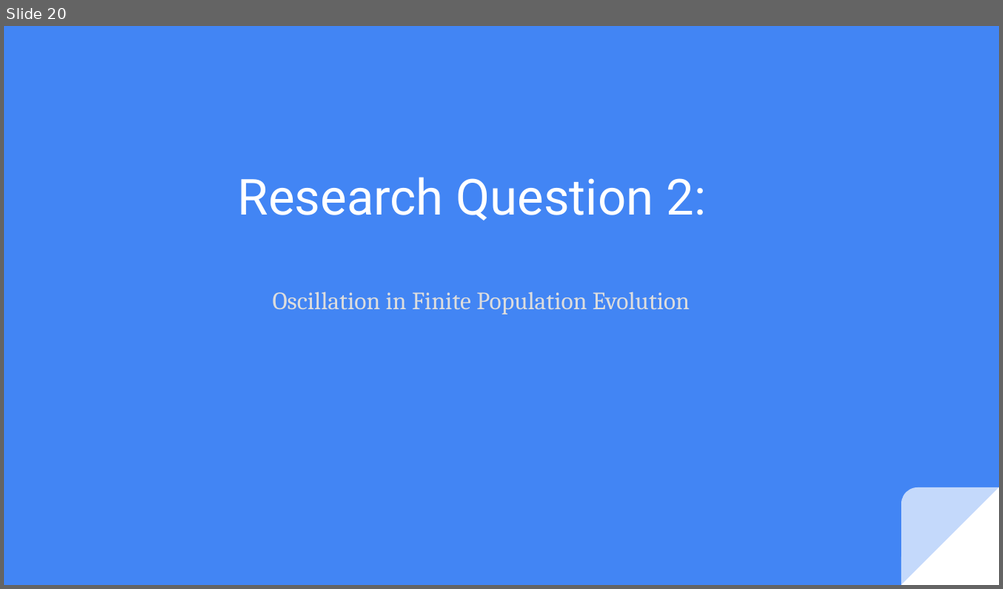
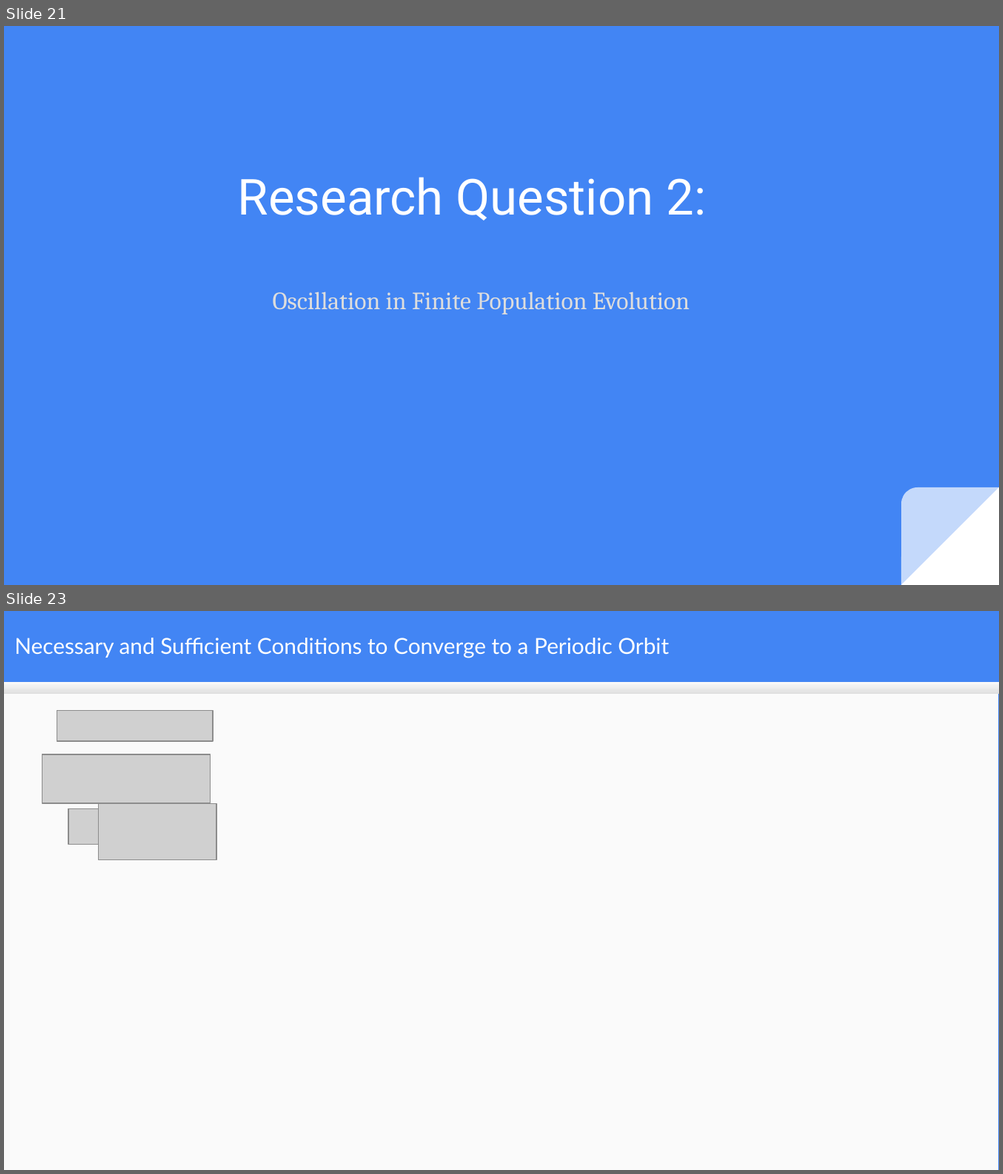
Before and after one commit to mduwalsh/project, a slide deck: thesis_slides_mahendra.odp. Shown one above the other, each under a label of ours: slide 20 before the commit, slides 21 and 23 after it; the slides between them are not shown. The pictures are 1003x589 and 1003x1174 pixels, drawn with LibreOffice and Linux fonts; fonts in the diff are those of the drawing; grey boxes stand for pictures. Boxes give left, top, right and bottom in pixels: in the first picture for what was removed or moved away, otherwise in the second. Text is boxed around its words. In the diff, an @@ line names an element or a change of style, - is before the commit and + after.

```diff
--- a/thesis_slides_mahendra.odp
+++ b/thesis_slides_mahendra.odp
@@ slide 23 added at bbox=[4, 611, 999, 1170], background #4285F4 @@
@@ title added at bbox=[14, 638, 669, 658], 16 pt, text #FFFFFF @@
+Necessary and Sufficient Conditions to Converge to a Periodic Orbit
@@ rectangle added at bbox=[4, 683, 998, 1170], fill #FAFAFA @@
@@ rectangle added at bbox=[4, 683, 999, 695], fill gradient #F9F9F9 to #DEDEDE @@
@@ picture added at bbox=[57, 710, 213, 741] @@
@@ picture added at bbox=[42, 755, 210, 803] @@
@@ picture added at bbox=[68, 809, 106, 845] @@
@@ picture added at bbox=[99, 804, 216, 860] @@
@@ what was slide 20 is now slide 21 @@
```
Also in this commit, not shown: 9 slides changed, 4 other slides added, 2 slides removed.
